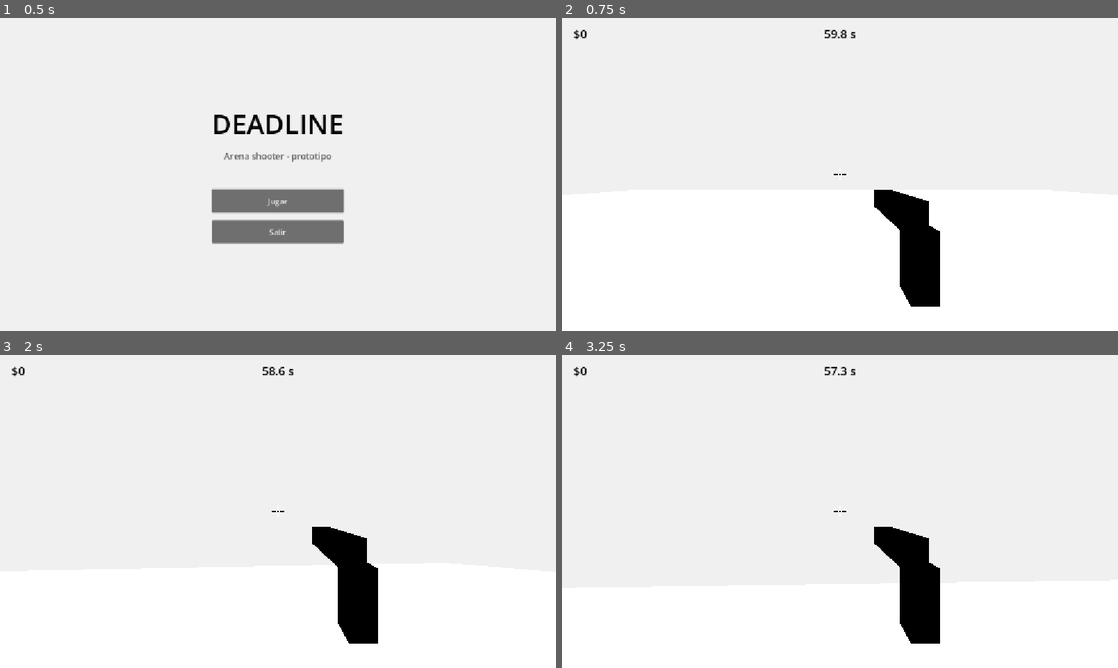
Above: before the commit, frames 1-4 (two rows, left to right).
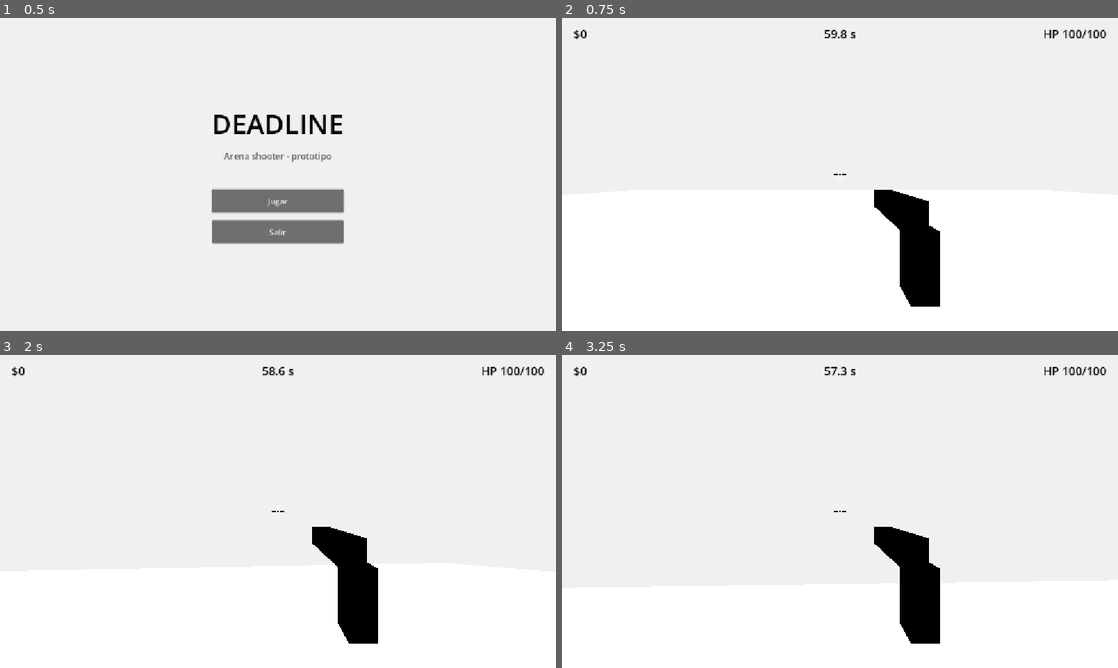
Above: after the commit, the same moments.

Repository: Veilen1/Deadline
Game: Godot game, scene res://scenes/ui/main_menu.tscn
Same seed, same stepped clock (60 frames per second), same inputs: the game is played once before the commit and once after it.
Inputs (mouse positions are in pixels of both pictures, inside the frame that each line leads up to):
- Up to frame 1 (0.5 s): no input
- Up to frame 2 (0.75 s): click "Jugar" at 0.5 s
- Up to frame 3 (2 s): move the mouse to (305, 511) at 1.27 s; press the mouse at (305, 511) at 1.28 s; hold W (move_forward) from 1.28 s (still down)
- Up to frame 4 (3.25 s): keep holding W (move_forward); move the mouse to (812, 511) at 2.02 s; release the mouse at (812, 511) at 2.03 s; click (812, 511) at 2.1 s; move the mouse to (851, 505) at 2.77 s; press the mouse at (851, 505) at 2.78 s

Frame 1 is identical in both runs. In frame 2, 0.2% of the frame differs, in the area x 86-98%, y 3-7%; in frame 3, 0.2%; in frame 4, 0.2%.

Commit message:
feat(run): terminar run por timer o muerte con pantalla de fin

Diff:
--- a/scenes/main.gd
+++ b/scenes/main.gd
@@ -1,22 +1,27 @@
 extends Node3D
 
+@onready var player: Node = $Player
 @onready var money_label: Label = $CanvasLayer/MoneyLabel
 @onready var timer_label: Label = $CanvasLayer/TimerLabel
+@onready var health_label: Label = $CanvasLayer/HealthLabel
+@onready var pause_menu: Control = $CanvasLayer/PauseMenu
+@onready var game_over_menu: Control = $CanvasLayer/GameOverMenu
 
 
 func _ready() -> void:
 	GameState.money_changed.connect(_on_money_changed)
 	GameState.timer_changed.connect(_on_timer_changed)
+	GameState.run_ended.connect(_on_run_ended)
 	EventBus.enemy_hit.connect(_on_enemy_hit)
+	EventBus.player_damaged.connect(_on_player_damaged)
+	EventBus.player_died.connect(_on_player_died)
 	_update_money_label(GameState.money)
+	_update_health_label()
 	GameState.start_run()
 
 
 func _process(delta: float) -> void:
 	GameState.tick_run(delta)
-
-	# TODO: Fase 2 — escuchar GameState.run_ended para volver al hub
-	# (timer en 0, muerte o zona completada).
 
 
 func _on_money_changed(new_amount: int) -> void:
@@ -31,5 +36,26 @@
 	timer_label.text = "%.1f s" % remaining
 
 
+func _on_player_damaged(_amount: float) -> void:
+	_update_health_label()
+
+
+func _on_player_died() -> void:
+	GameState.end_run("death")
+
+
+func _on_run_ended(reason: String) -> void:
+	# Congela la run y muestra el resumen. La pausa deja de responder.
+	get_tree().paused = true
+	pause_menu.call("set_enabled", false)
+	game_over_menu.call("show_result", reason, GameState.money)
+
+
 func _update_money_label(amount: int) -> void:
 	money_label.text = "$%d" % amount
+
+
+func _update_health_label() -> void:
+	var current: float = float(player.get("current_health"))
+	var maximum: float = float(player.get("max_health"))
+	health_label.text = "HP %d/%d" % [int(current), int(maximum)]
--- a/scenes/main.tscn
+++ b/scenes/main.tscn
@@ -1,10 +1,11 @@
-[gd_scene load_steps=6 format=3]
+[gd_scene load_steps=7 format=3]
 
 [ext_resource type="Script" path="res://scenes/main.gd" id="1_main"]
 [ext_resource type="PackedScene" path="res://scenes/actors/player/player.tscn" id="2_player"]
 [ext_resource type="PackedScene" path="res://scenes/levels/zone_01.tscn" id="3_zone"]
 [ext_resource type="PackedScene" path="res://scenes/ui/pause_menu.tscn" id="4_pause"]
 [ext_resource type="PackedScene" path="res://scenes/ui/crosshair.tscn" id="5_crosshair"]
+[ext_resource type="PackedScene" path="res://scenes/ui/game_over_menu.tscn" id="6_game_over"]
 
 [node name="Main" type="Node3D"]
 script = ExtResource("1_main")
@@ -38,6 +39,21 @@
 text = "60.0 s"
 horizontal_alignment = 1
 
+[node name="HealthLabel" type="Label" parent="CanvasLayer"]
+anchor_left = 1.0
+anchor_right = 1.0
+offset_left = -224.0
+offset_top = 16.0
+offset_right = -24.0
+offset_bottom = 48.0
+grow_horizontal = 0
+theme_override_colors/font_color = Color(0, 0, 0, 1)
+theme_override_font_sizes/font_size = 24
+text = "HP 100/100"
+horizontal_alignment = 2
+
 [node name="Crosshair" parent="CanvasLayer" instance=ExtResource("5_crosshair")]
 
 [node name="PauseMenu" parent="CanvasLayer" instance=ExtResource("4_pause")]
+
+[node name="GameOverMenu" parent="CanvasLayer" instance=ExtResource("6_game_over")]
--- /dev/null
+++ b/scenes/ui/game_over_menu.gd
@@ -0,0 +1,46 @@
+extends Control
+
+const MAIN_MENU_SCENE: String = "res://scenes/ui/main_menu.tscn"
+
+@onready var reason_label: Label = $CenterContainer/Menu/ReasonLabel
+@onready var money_label: Label = $CenterContainer/Menu/MoneyLabel
+@onready var retry_button: Button = $CenterContainer/Menu/RetryButton
+@onready var main_menu_button: Button = $CenterContainer/Menu/MainMenuButton
+
+
+func _ready() -> void:
+	hide()
+	process_mode = Node.PROCESS_MODE_ALWAYS
+	retry_button.pressed.connect(_on_retry_pressed)
+	main_menu_button.pressed.connect(_on_main_menu_pressed)
+
+
+func show_result(reason: String, money: int) -> void:
+	reason_label.text = _reason_text(reason)
+	money_label.text = "Plata acumulada: $%d" % money
+	show()
+	Input.mouse_mode = Input.MOUSE_MODE_VISIBLE
+	retry_button.grab_focus()
+
+
+func _reason_text(reason: String) -> String:
+	match reason:
+		"timer":
+			return "Se terminó el tiempo"
+		"death":
+			return "Moriste"
+		"completed":
+			return "Zona completada"
+		_:
+			return "Fin de la run"
+
+
+func _on_retry_pressed() -> void:
+	get_tree().paused = false
+	get_tree().reload_current_scene()
+
+
+func _on_main_menu_pressed() -> void:
+	get_tree().paused = false
+	Input.mouse_mode = Input.MOUSE_MODE_VISIBLE
+	get_tree().change_scene_to_file(MAIN_MENU_SCENE)
--- /dev/null
+++ b/scenes/ui/game_over_menu.tscn
@@ -0,0 +1,70 @@
+[gd_scene load_steps=2 format=3]
+
+[ext_resource type="Script" path="res://scenes/ui/game_over_menu.gd" id="1_game_over_menu"]
+
+[node name="GameOverMenu" type="Control"]
+process_mode = 3
+visible = false
+layout_mode = 3
+anchors_preset = 15
+anchor_right = 1.0
+anchor_bottom = 1.0
+grow_horizontal = 2
+grow_vertical = 2
+script = ExtResource("1_game_over_menu")
+
+[node name="Dimmer" type="ColorRect" parent="."]
+layout_mode = 1
+anchors_preset = 15
+anchor_right = 1.0
+anchor_bottom = 1.0
+grow_horizontal = 2
+grow_vertical = 2
+color = Color(0, 0, 0, 0.7)
+
+[node name="CenterContainer" type="CenterContainer" parent="."]
+layout_mode = 1
+anchors_preset = 15
+anchor_right = 1.0
+anchor_bottom = 1.0
+grow_horizontal = 2
+grow_vertical = 2
+
+[node name="Menu" type="VBoxContainer" parent="CenterContainer"]
+layout_mode = 2
+theme_override_constants/separation = 16
+
+[node name="TitleLabel" type="Label" parent="CenterContainer/Menu"]
+layout_mode = 2
+theme_override_colors/font_color = Color(1, 1, 1, 1)
+theme_override_font_sizes/font_size = 44
+text = "FIN DE LA RUN"
+horizontal_alignment = 1
+
+[node name="ReasonLabel" type="Label" parent="CenterContainer/Menu"]
+layout_mode = 2
+theme_override_colors/font_color = Color(0.9, 0.35, 0.3, 1)
+theme_override_font_sizes/font_size = 24
+text = "Fin de la run"
+horizontal_alignment = 1
+
+[node name="MoneyLabel" type="Label" parent="CenterContainer/Menu"]
+layout_mode = 2
+theme_override_colors/font_color = Color(0.85, 0.85, 0.85, 1)
+theme_override_font_sizes/font_size = 20
+text = "Plata acumulada: $0"
+horizontal_alignment = 1
+
+[node name="Spacer" type="Control" parent="CenterContainer/Menu"]
+custom_minimum_size = Vector2(0, 16)
+layout_mode = 2
+
+[node name="RetryButton" type="Button" parent="CenterContainer/Menu"]
+custom_minimum_size = Vector2(240, 48)
+layout_mode = 2
+text = "Reintentar"
+
+[node name="MainMenuButton" type="Button" parent="CenterContainer/Menu"]
+custom_minimum_size = Vector2(240, 48)
+layout_mode = 2
+text = "Menú principal"
--- a/scenes/ui/pause_menu.gd
+++ b/scenes/ui/pause_menu.gd
@@ -53,3 +53,10 @@
 	get_tree().paused = false
 	Input.mouse_mode = Input.MOUSE_MODE_VISIBLE
 	get_tree().change_scene_to_file(MAIN_MENU_SCENE)
+
+
+func set_enabled(enabled: bool) -> void:
+	# Al terminar la run la pausa se desactiva para no competir con fin de run.
+	process_mode = Node.PROCESS_MODE_ALWAYS if enabled else Node.PROCESS_MODE_DISABLED
+	if not enabled:
+		hide()
--- a/scripts/autoloads/game_state.gd
+++ b/scripts/autoloads/game_state.gd
@@ -22,6 +22,9 @@
 		money = clamped_value
 		money_changed.emit(money)
 
+# True mientras la run está en curso. Evita emitir run_ended más de una vez.
+var is_run_active: bool = false
+
 # Tiempo restante de la run actual.
 var run_timer: float = 0.0
 
@@ -43,23 +46,30 @@
 
 
 func start_run() -> void:
+	is_run_active = true
 	run_timer = base_run_time
 	timer_changed.emit(run_timer)
 	run_started.emit()
 
 
 func tick_run(delta: float) -> void:
-	# Avanza el temporizador y notifica. La run no tickea si ya llegó a 0.
-	if run_timer <= 0.0:
+	# Avanza el temporizador y notifica. No tickea si la run ya terminó.
+	if not is_run_active or run_timer <= 0.0:
 		return
 
 	run_timer = maxf(run_timer - delta, 0.0)
 	timer_changed.emit(run_timer)
 
-	# TODO: Fase 2 — al llegar a 0 llamar a end_run("timer").
+	if run_timer <= 0.0:
+		end_run("timer")
 
 
 func end_run(reason: String) -> void:
+	# Ignora llamadas repetidas (ej. muerte y timer en el mismo frame).
+	if not is_run_active:
+		return
+	is_run_active = false
+
 	# TODO: Fase 2.4 — aplicar consecuencias por motivo (ej. penalización por muerte).
 	if not VALID_END_REASONS.has(reason):
 		push_warning("GameState.end_run: motivo desconocido '%s'" % reason)
@@ -68,5 +78,6 @@
 
 func reset_run() -> void:
 	# Solo reinicia el estado de la run. money y upgrades persisten.
+	is_run_active = false
 	run_timer = base_run_time
 	timer_changed.emit(run_timer)
Not shown, added: scenes/ui/game_over_menu.gd.uid
